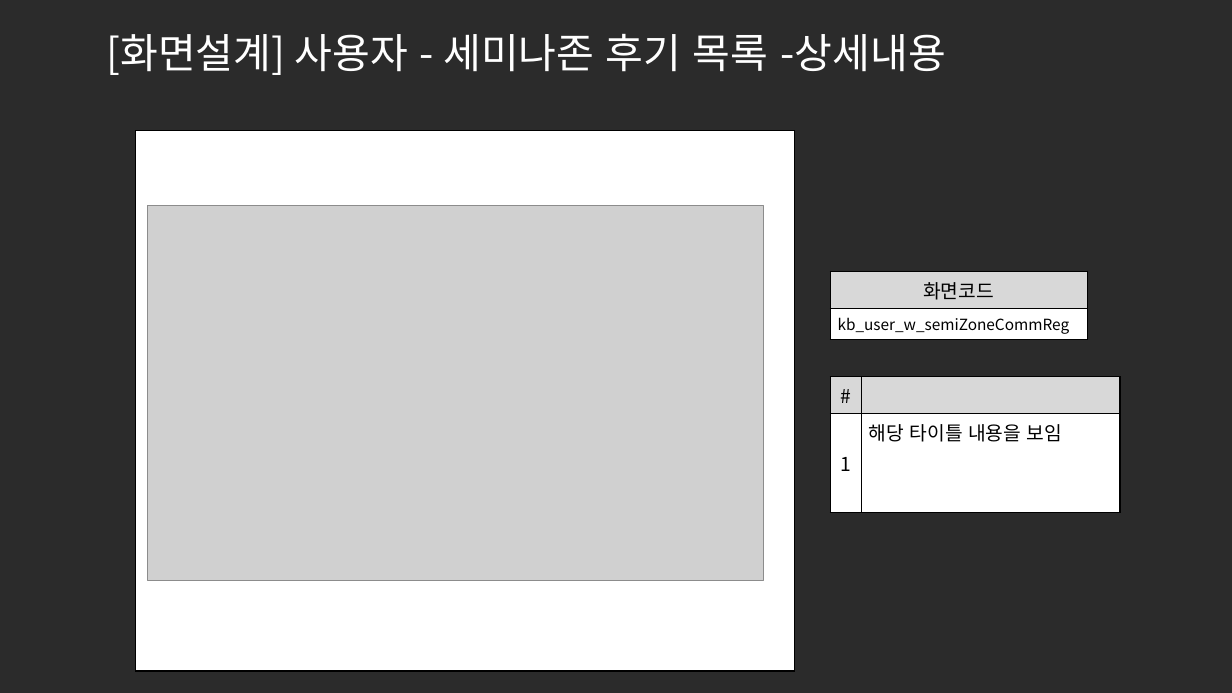
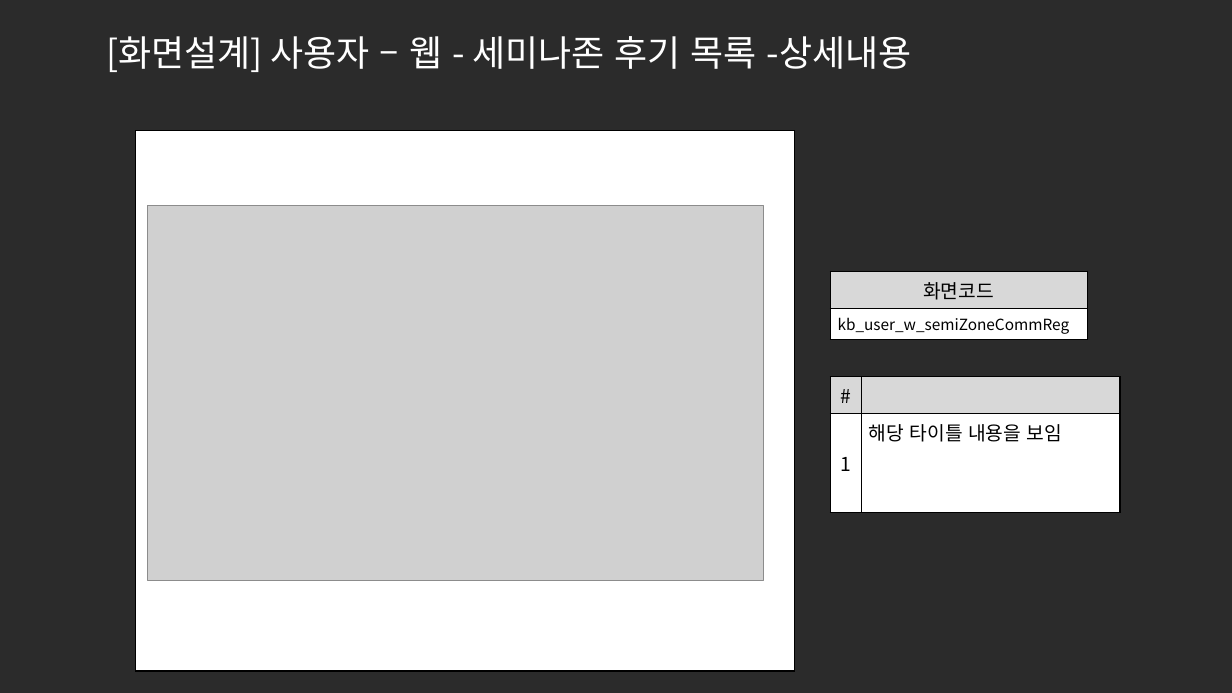
Before and after one commit to ezenteam2/e-Zone, a slide deck: slide 12 of 0 발표용 파워포인트/project05 - 파워포인트 종합 - 기범.pptx. Drawn at 1232x693 pixels with LibreOffice and Linux fonts; fonts in the diff are those of the drawing; grey boxes stand for pictures; background and template pictures are left out; a plain dark background stands for a picture behind light text. Boxes give left, top, right and bottom in pixels: in the first picture for what was removed or moved away, otherwise in the second. Text is boxed around its words. In the diff, an @@ line names an element or a change of style, - is before the commit and + after.

Commit message:
ppt, 로그인 화면 구현

```diff
--- a/0 발표용 파워포인트/project05 - 파워포인트 종합 - 기범.pptx
+++ b/0 발표용 파워포인트/project05 - 파워포인트 종합 - 기범.pptx
@@ title at [106, 36, 912, 72]: text changed; size 32 to 28 pt @@
-[화면설계] 사용자 - 세미나존 후기 목록 -상세내용
+[화면설계] 사용자 – 웹 - 세미나존 후기 목록 -상세내용
```
Also in this commit, not shown: 16 other slides changed, 5 other files.
